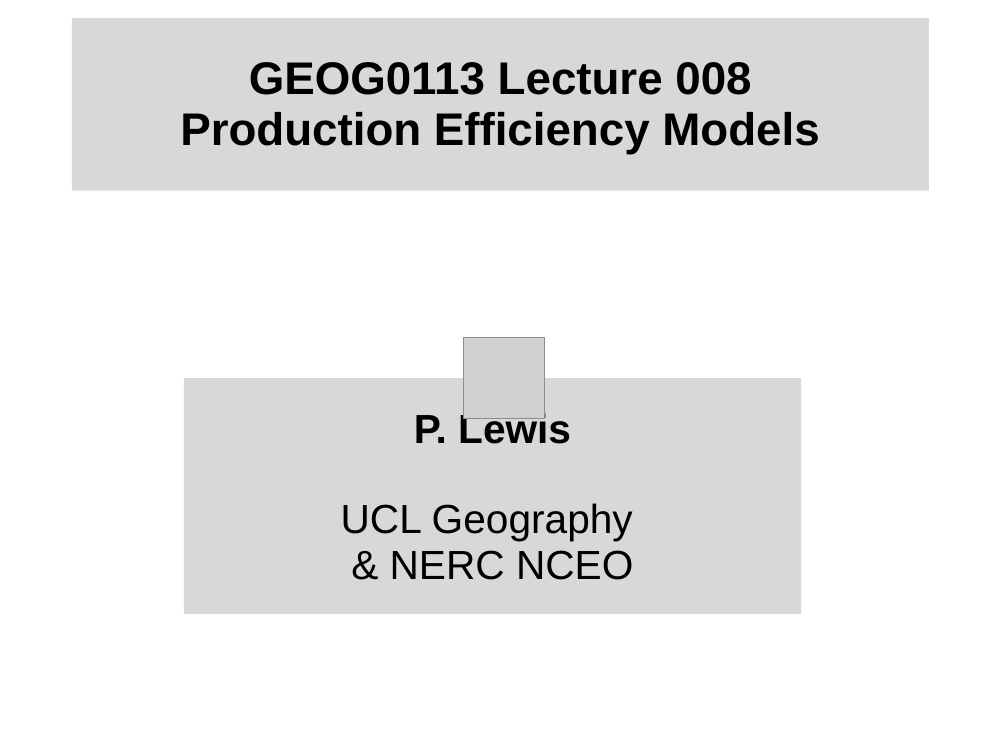
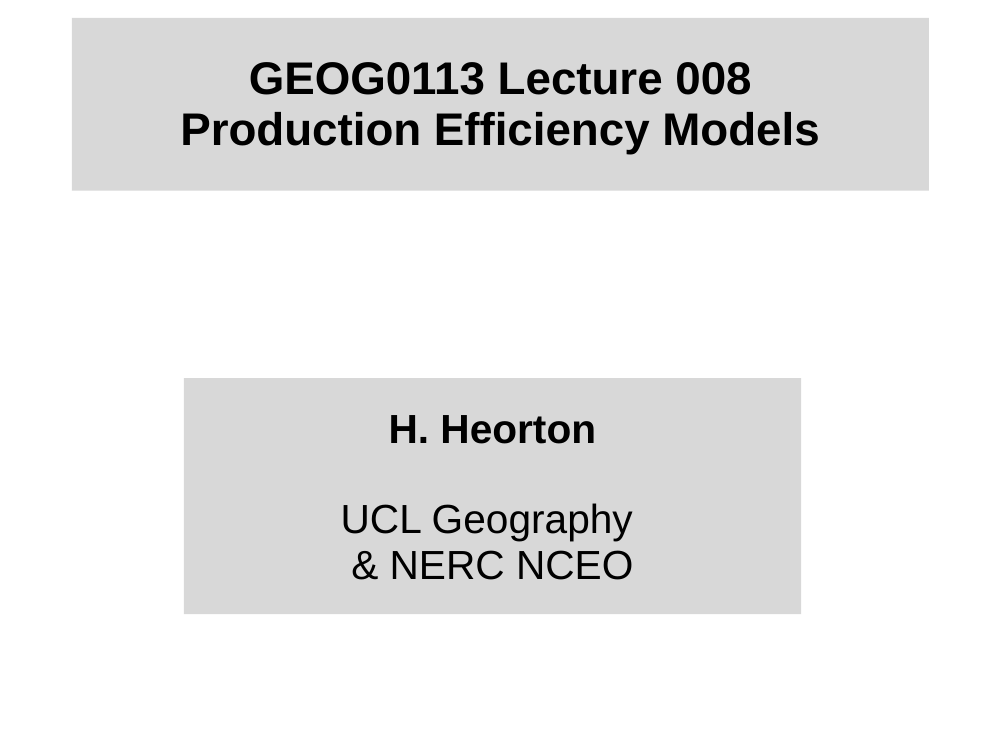
Before and after one commit to UCL-EO/geog0133, a slide deck: slide 1 of docs/ppt/GEOG0113-008.pptx. Drawn at 1008x756 pixels with LibreOffice and Linux fonts; fonts in the diff are those of the drawing; grey boxes stand for pictures; background and template pictures are left out. Boxes give left, top, right and bottom in pixels: in the first picture for what was removed or moved away, otherwise in the second. Text is boxed around its words. In the diff, an @@ line names an element or a change of style, - is before the commit and + after.

Commit message:
4th lecture updates

```diff
--- a/docs/ppt/GEOG0113-008.pptx
+++ b/docs/ppt/GEOG0113-008.pptx
@@ picture removed at [464, 338, 545, 419] @@
@@ subtitle at [389, 415, 596, 444]: text changed @@
-P. Lewis
+H. Heorton
```
Also in this commit, not shown: 9 other slides changed, 6 slides added, 2 other files.
